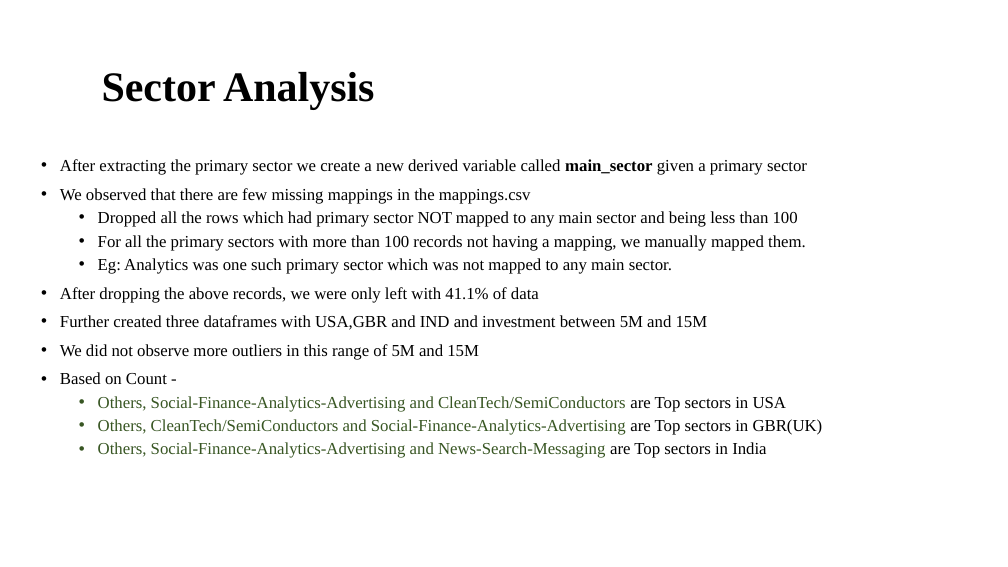
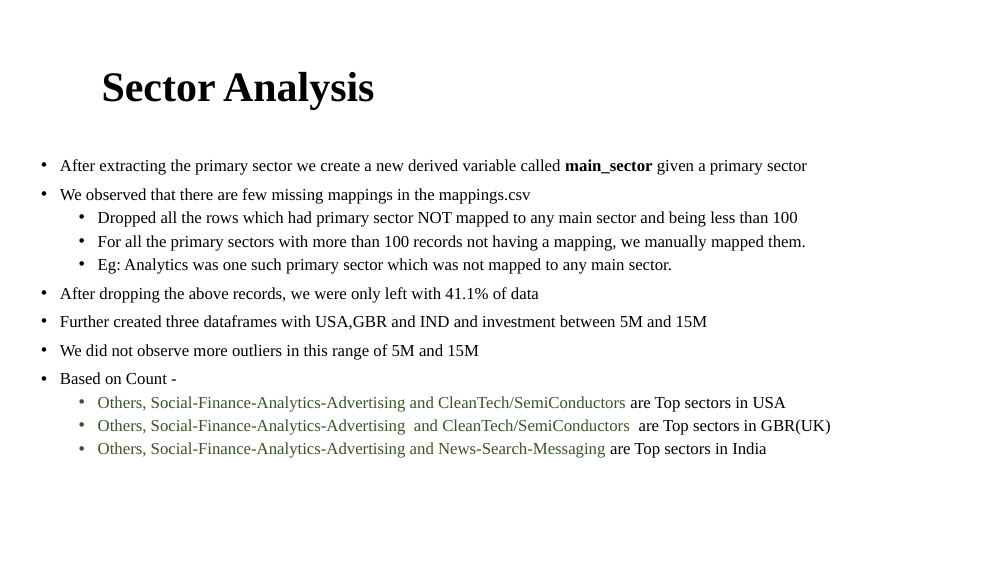
Before and after one commit to sameerg07/EDA_SparkFunds, a slide deck: slide 7 of Data/INVEST.pptx. Drawn at 1008x567 pixels with LibreOffice and Linux fonts; fonts in the diff are those of the drawing; background and template pictures are left out. Boxes give left, top, right and bottom in pixels: in the first picture for what was removed or moved away, otherwise in the second. Text is boxed around its words. In the diff, an @@ line names an element or a change of style, - is before the commit and + after.

```diff
--- a/Data/INVEST.pptx
+++ b/Data/INVEST.pptx
@@ text at (98,419,831,435): text changed @@
-  • Others, CleanTech/SemiConductors and Social-Finance-Analytics-Advertising are Top sectors in GBR(UK)
+  • Others, Social-Finance-Analytics-Advertising and CleanTech/SemiConductors are Top sectors in GBR(UK)
```
Also in this commit, not shown: 1 other slide changed, 3 other files.
